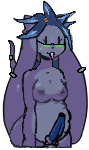
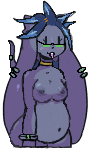
Revision of a layered 89 × 150 image; what changed, layer by layer:
hid "futa" over [41, 112, 66, 148]
renamed "t60" to "Lvl1", painted on it over [11, 58, 88, 148]
removed layer "Layer 0" over [11, 58, 88, 148]
